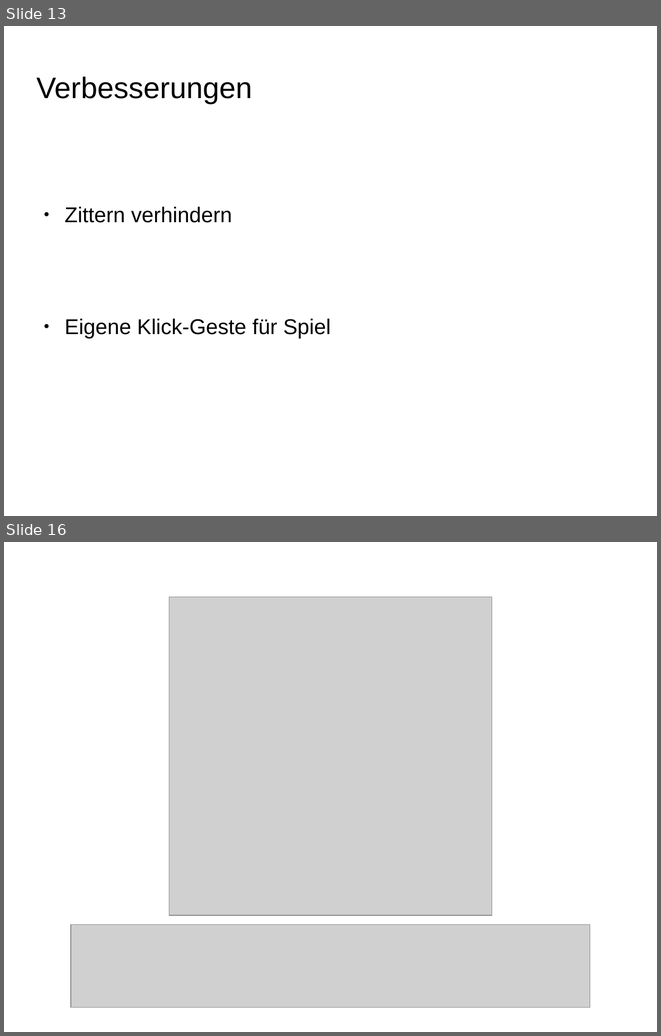
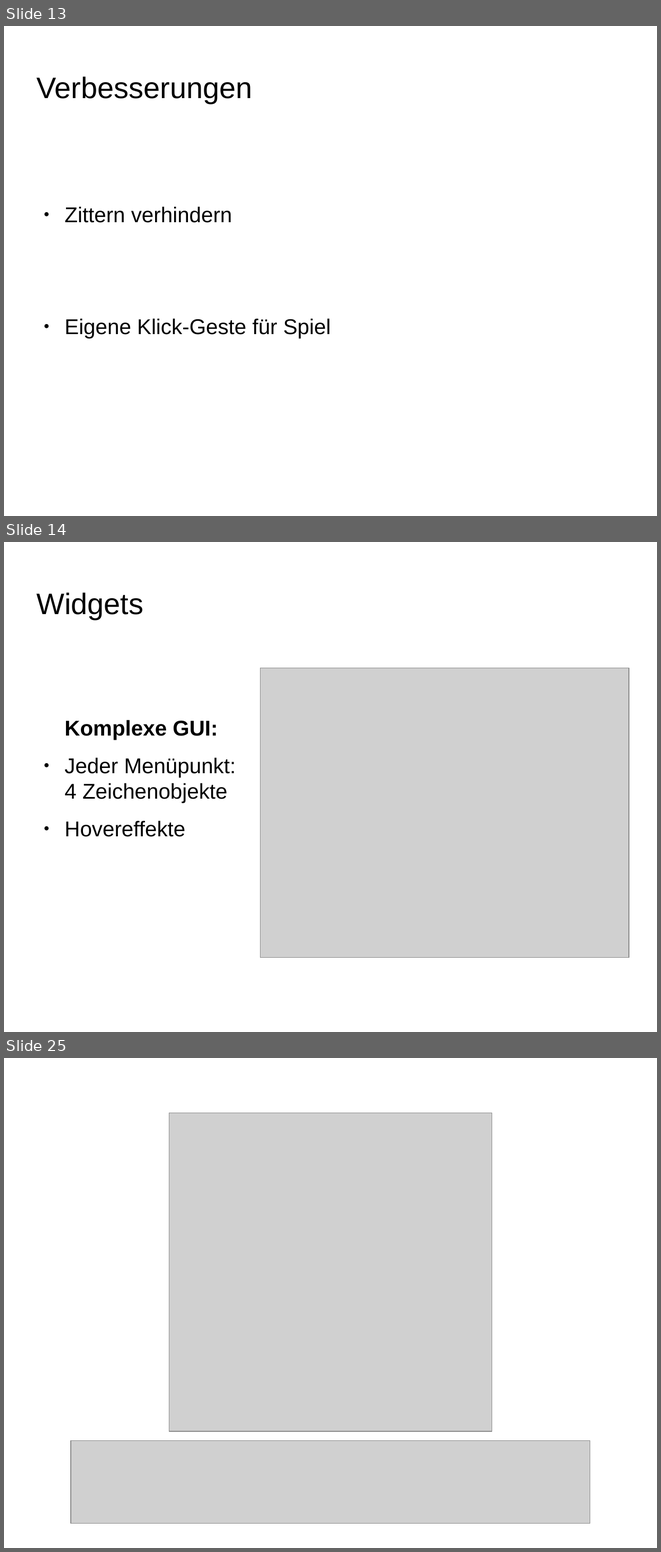
Before and after one commit to dagophil/sfml_openni, a slide deck: presentation/haegele_schill_kinect_menu.odp. Shown one above the other, each under a label of ours: slides 13 and 16 before the commit, slides 13, 14 and 25 after it; the slides between them are not shown. The pictures are 661x1036 and 661x1552 pixels, drawn with LibreOffice and Linux fonts; fonts in the diff are those of the drawing; grey boxes stand for pictures; background and template pictures are left out. Boxes give left, top, right and bottom in pixels: in the first picture for what was removed or moved away, otherwise in the second. Text is boxed around its words. In the diff, an @@ line names an element or a change of style, - is before the commit and + after.

```diff
--- a/presentation/haegele_schill_kinect_menu.odp
+++ b/presentation/haegele_schill_kinect_menu.odp
@@ slide 14 added at [4,542,657,1032], background picture (left out) @@
@@ title added at [37,592,144,619], 36 pt, text #000000 @@
+Widgets
@@ picture added at [261,668,629,957] @@
@@ text added at [64,720,236,837], 26 pt, text #000000 @@
+Komplexe GUI:
+● Jeder Menüpunkt:
+  4 Zeichenobjekte
+● Hovereffekte
@@ what was slide 16 is now slide 25 @@
```
Also in this commit, not shown: 2 slides changed, 12 other slides added, 4 slides removed.
